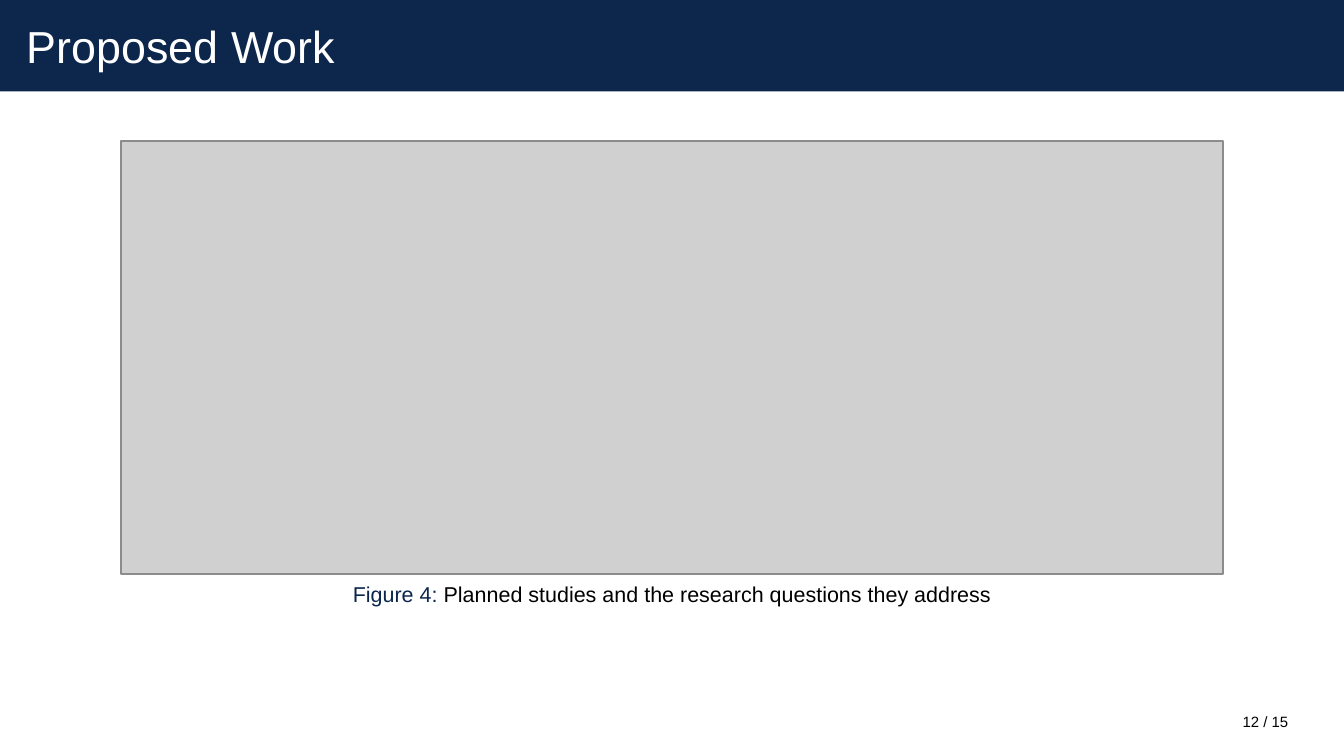
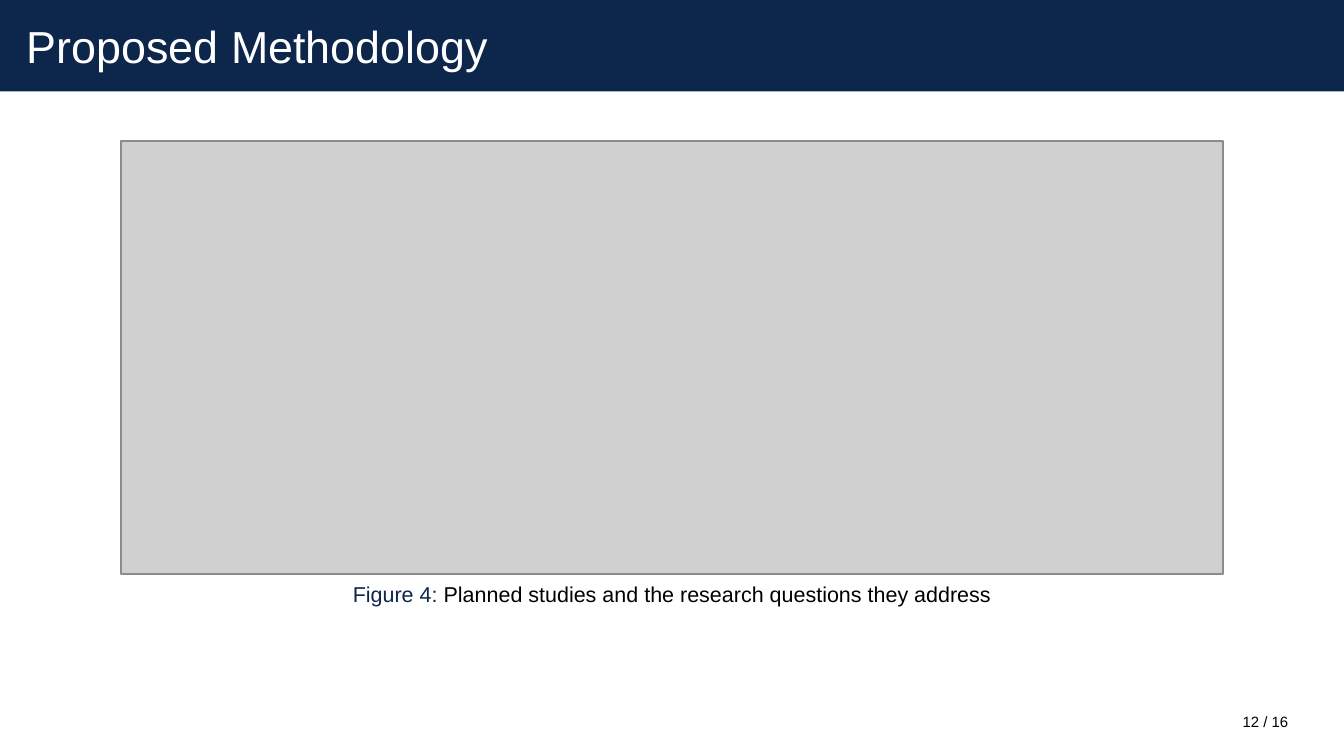
Before and after one commit to itz-puneet/thesis-later, a slide deck: slide 12 of MTP 1/presentation/mtp1_presentation.pptx. Drawn at 1344x756 pixels with LibreOffice and Linux fonts; fonts in the diff are those of the drawing; grey boxes stand for pictures. Boxes give left, top, right and bottom in pixels: in the first picture for what was removed or moved away, otherwise in the second. Text is boxed around its words. In the diff, an @@ line names an element or a change of style, - is before the commit and + after.

Commit message:
Shorten the title, reduce the objectives and add the methodology to the first-stage report
Changes asked for by the supervisor after reviewing the first-stage report
and slides:

- Title is now "Label Noise in Just-In-Time Software Defect Prediction".
- The six objectives are reduced to three main objectives, which are
  stated before the research questions. Each research question names the
  objective it belongs to.
- The first-stage report has a new chapter, "Proposed Methodology",
  written as planned work without results. The closing chapter is
  shortened accordingly and the last paragraph of the abstract is removed.
- The second-stage report uses the same title and objectives and now
  refers to its own work as the second stage.
- Slides: new title, objectives before research questions, methodology
  slides in the first-stage deck, and no timeline slide in that deck.

```diff
--- a/MTP 1/presentation/mtp1_presentation.pptx
+++ b/MTP 1/presentation/mtp1_presentation.pptx
@@ title at [27, 30, 488, 72]: text changed @@
-Proposed Work
+Proposed Methodology
@@ text at [1272, 716, 1289, 727]: text changed @@
-/ 15
+/ 16
```
Also in this commit, not shown: 13 other slides changed, 2 slides added, 1 slide removed, 10 other files.
